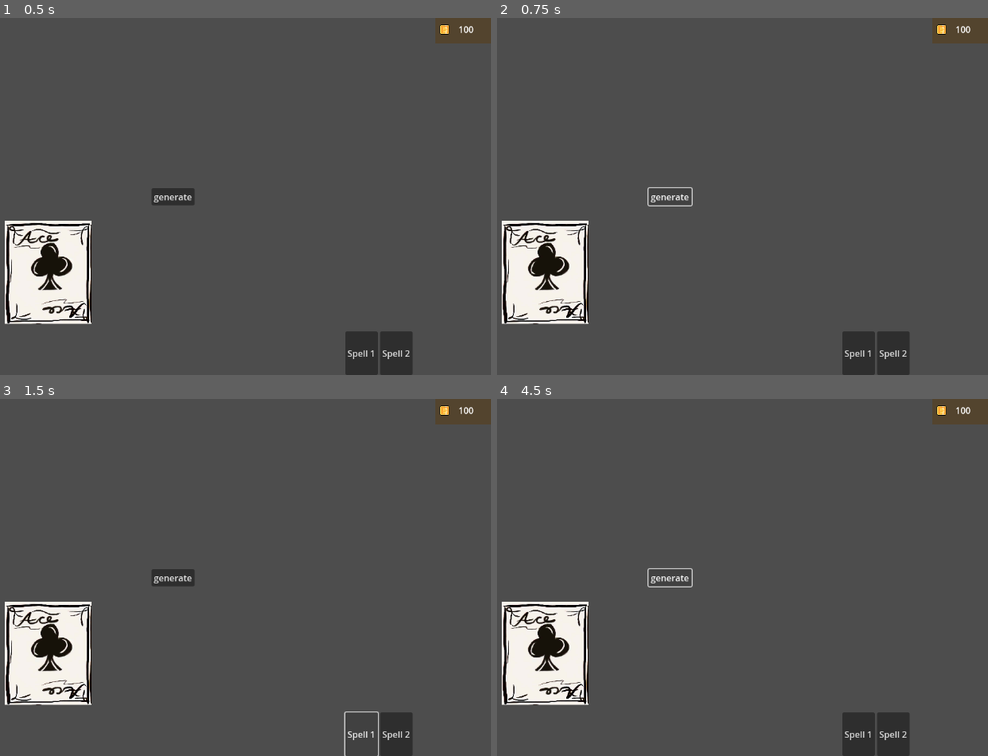
Above: before the commit, frames 1-4 (two rows, left to right).
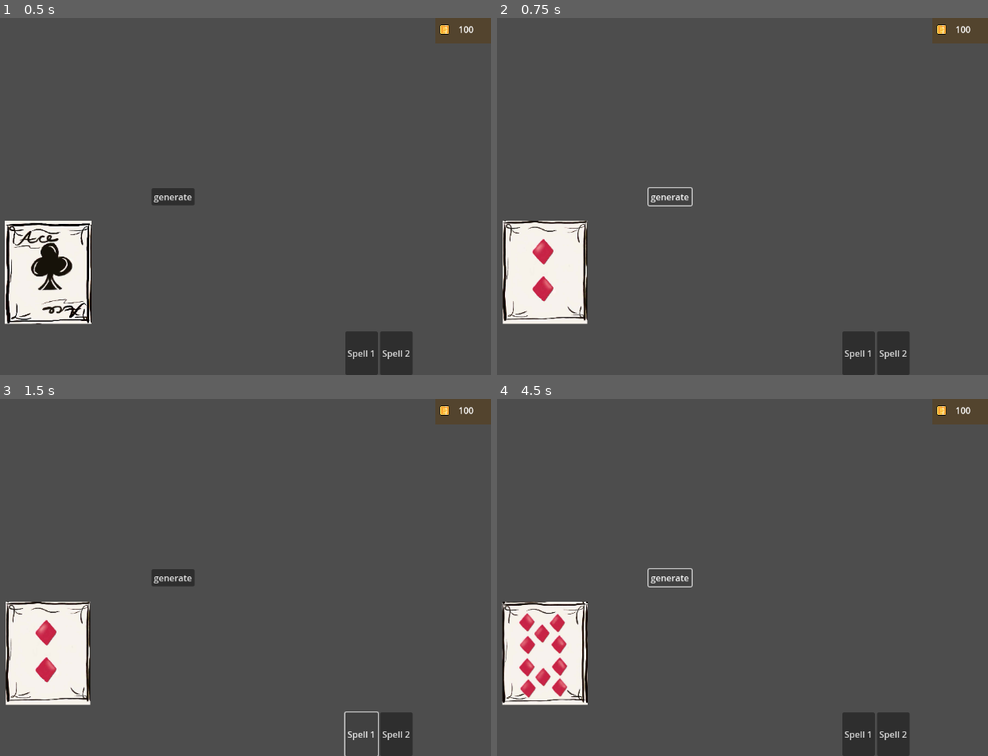
Above: after the commit, the same moments.

Repository: RobDot20/2D-Blackjack-Game
Game: Godot game, scene res://src/scenes/game.tscn
The game is run twice, just before and just after one commit, with the same random seed, the same clock (stepped at 60 frames per second) and the same inputs.
Inputs:
- Up to frame 1 (0.5 s): no input
- Up to frame 2 (0.75 s): click "generate" at 0.5 s
- Up to frame 3 (1.5 s): click "Spell 1" at 1.25 s
- Up to frame 4 (4.5 s): click "Spell 2" at 2 s; click "Spell 1" at 2.75 s; click "Spell 2" at 3.5 s; click "generate" at 4.25 s

Frame 1 is identical in both runs. In frame 2, 2.2% of the frame differs, in the area x 0-19%, y 56-86%; in frame 3, 2.2%; in frame 4, 2.8%.

Commit message:
Fix sa afiseze cartea-UI inainte sa reseteze ownership (i fucked up the merge)

Diff:
--- a/src/scripts/game.gd
+++ b/src/scripts/game.gd
@@ -11,10 +11,8 @@
 	test_deck.randOwnership(2,3)
 	test_deck.printCards(1)
 	test_deck.printCards(3)
+	show_cards()
 	test_deck.resetOwnership()
-
-
-	show_cards()
 
 func show_cards() :
 	for i in range (0,test_deck.deck.size()) :
